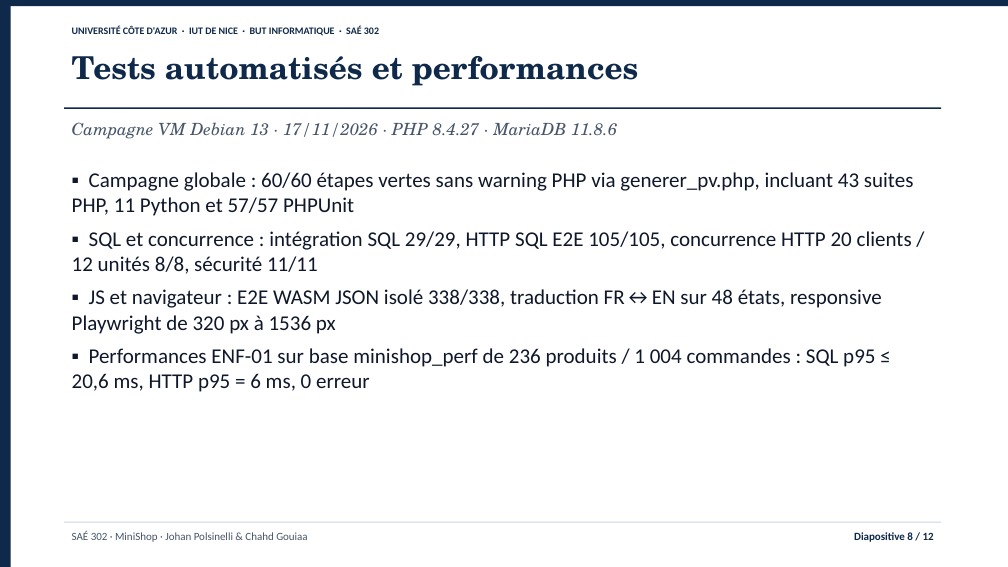
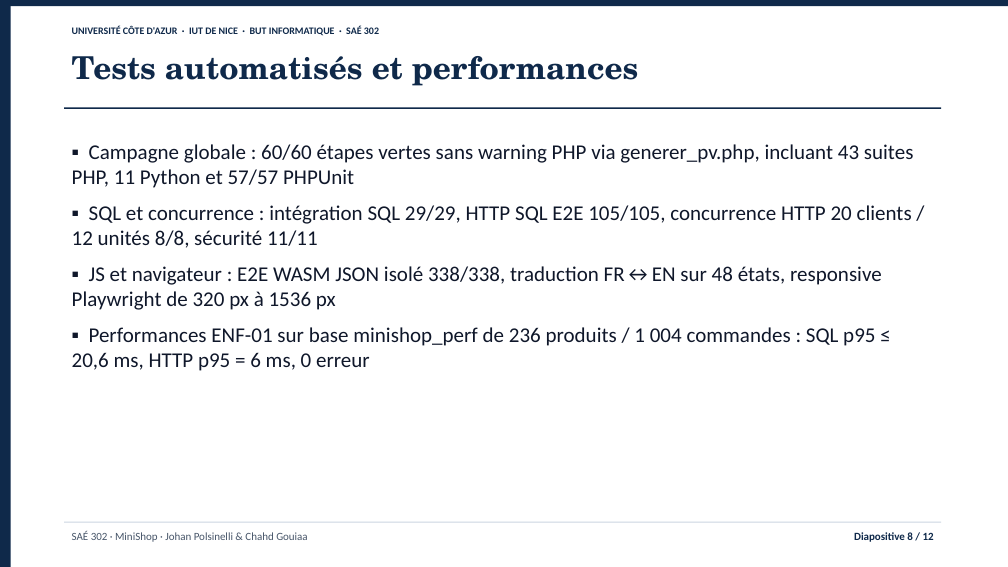
Before and after one commit to jojo8356/SAE-302, a slide deck: slide 8 of livrables/minishop-soutenance.pptx. Drawn at 1008x567 pixels with LibreOffice and Linux fonts; fonts in the diff are those of the drawing. Boxes give left, top, right and bottom in pixels: in the first picture for what was removed or moved away, otherwise in the second. Text is boxed around its words. In the diff, an @@ line names an element or a change of style, - is before the commit and + after.

```diff
--- a/livrables/minishop-soutenance.pptx
+++ b/livrables/minishop-soutenance.pptx
@@ text "▪ Campagne globale : 60/60 ...": place and size @@
-text "▪ Campagne globale : 60/60 ..." at <box>72,172,914,392</box>
+text "▪ Campagne globale : 60/60 ..." at <box>72,144,914,371</box>
@@ text "▪ Campagne globale : 60/60 ..." at <box>72,144,914,371</box>: more space between paragraphs @@
@@ text removed at <box>72,122,617,139</box> @@
-Campagne VM Debian 13 · 17/11/2026 · PHP 8.4.27 · MariaDB 11.8.6
```
Also in this commit, not shown: 11 other slides changed, 5 other files.
